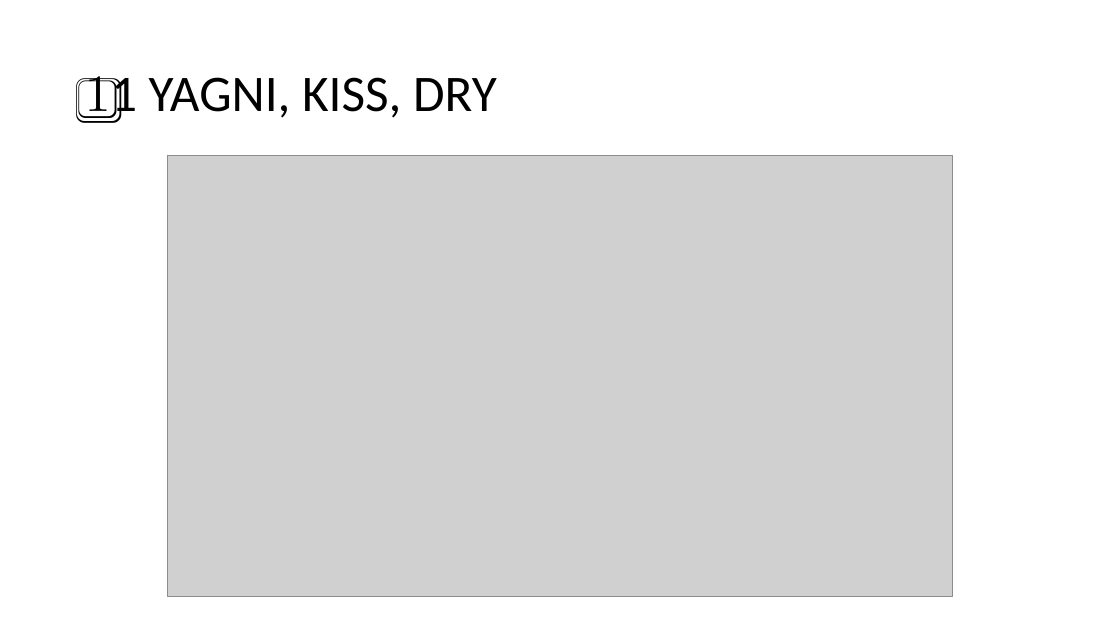
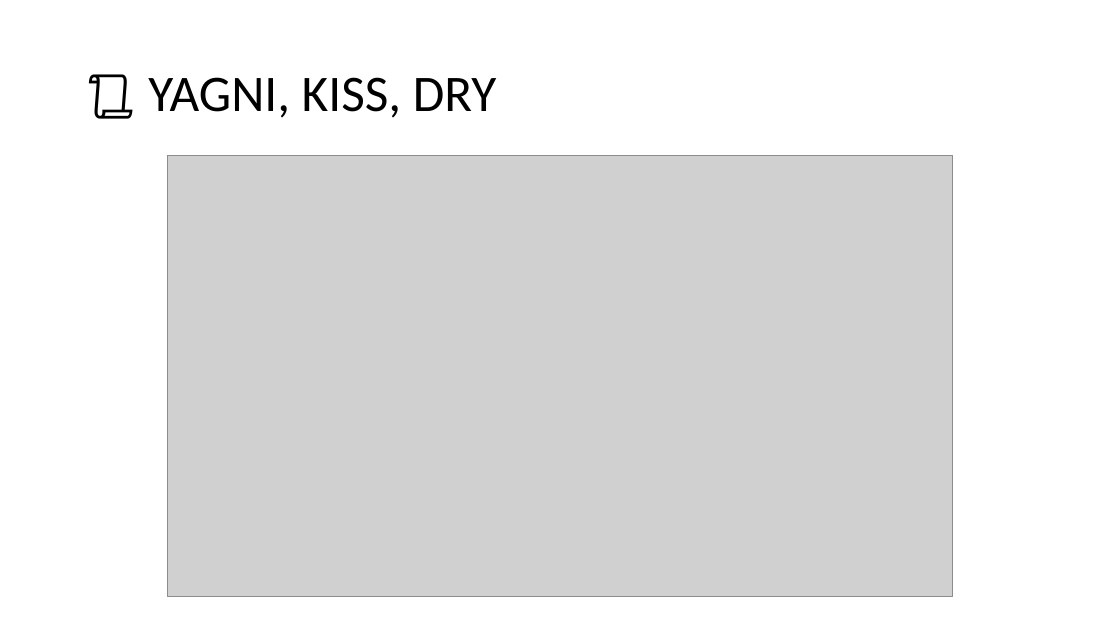
Before and after one commit to AlbertoBasalo/principles-and-patterns, a slide deck: slide 3 of docs/principles-and-practices.pptx (slide 4 before the commit). Drawn at 1120x630 pixels with LibreOffice and Linux fonts; fonts in the diff are those of the drawing; grey boxes stand for pictures. Boxes give left, top, right and bottom in pixels: in the first picture for what was removed or moved away, otherwise in the second. Text is boxed around its words. In the diff, an @@ line names an element or a change of style, - is before the commit and + after.

```diff
--- a/docs/principles-and-practices.pptx
+++ b/docs/principles-and-practices.pptx
@@ title at [148, 77, 497, 118]: text changed @@
-1️⃣1 YAGNI, KISS, DRY
+📜 YAGNI, KISS, DRY
```
Also in this commit, not shown: 13 other slides changed, 1 slide removed, 1 other file.
